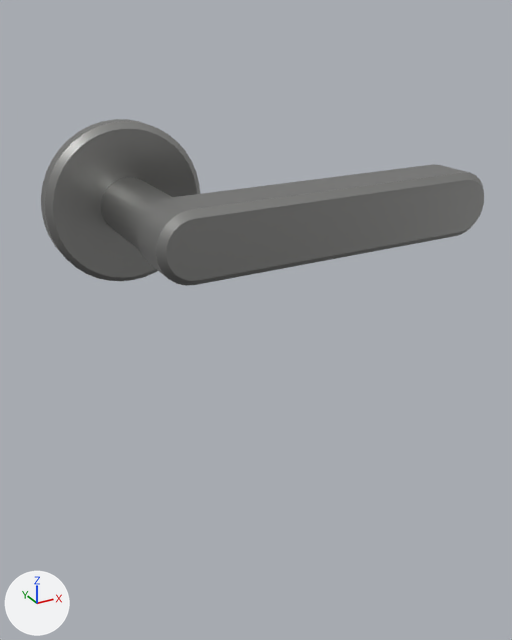
One commit to the glTF model production/assets/cloud-week/front-doors-all/furniture/HD2c.glb: the scene before it, then after it.
One viewpoint serves both versions: a camera (50 mm lens) standing at (-0.0552, -0.1702, 0.0444) and looking at (0.0296, -0.016, -0.0327). The lights are fixed; the arrows at lower left show +X, +Y and +Z. The first picture is the older version. Vertices at exactly the same position are counted once.

Objects in the first picture: 'iron_lever', 'iron_neck', 'iron_rose'.
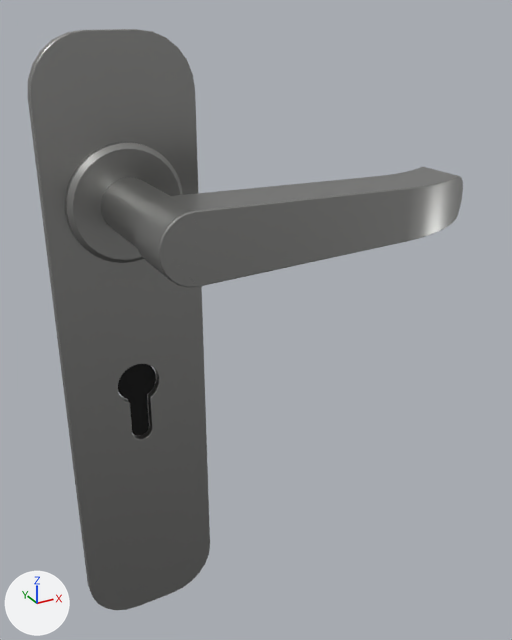
Pixel boxes (x1, y1, x2, y2) of what changed, in the pictures (512 x 640 px):
'iron_backplate', added
    after: (28, 29, 210, 610)
'iron_lever', reshaped
    before: (137, 164, 484, 286)
    after: (135, 167, 463, 287)
'iron_rose', reshaped (26% narrower, 25% shorter)
    before: (41, 119, 200, 281)
    after: (65, 142, 183, 263)
'iron_keyhole_liner', added (black)
    after: (118, 364, 156, 436)

The change in detail:
Material 'slot_interior' (mat_slot_interior) is new.
Its base color is (0.00368, 0.00368, 0.00368) (black #0c0c0c).
Its roughness is 0.95.
me_iron_lever is used by ob_iron_lever; location (0.0, 0.0, 0.0).
me_iron_lever had 104 vertices, 204 faces and spanned x -0.008..0.08, y -0.045..-0.031, z -0.008..0.008.
me_iron_lever now has 176 vertices, 348 faces and spans x -0.008..0.08, y -0.045..-0.0221, z -0.008..0.008.
me_iron_lever part 1: 104 vertices removed from x -0.008..0.08, y -0.045..-0.031, z -0.008..0.008; 176 vertices added at x -0.008..0.08, y -0.045..-0.0221, z -0.008..0.008.
me_iron_rose is used by ob_iron_rose; location (0.0, 0.0, 0.0).
me_iron_rose had 122 vertices, 240 faces and spanned x -0.02..0.02, y -0.005..0.0004, z -0.02..0.02.
me_iron_rose now has 110 vertices, 216 faces and spans x -0.015..0.015, y -0.005..-0.0015, z -0.015..0.015.
Part 2, on me_iron_rose:
121 vertices are removed from x -0.02..0.02, y -0.005..0.0004, z -0.02..0.02.
240 faces are deleted.
73 vertices are added at x -0.015..0.015, y -0.005..-0.0015, z -0.015..0.015.
36 new vertices lie (0.0, 0.0023, 0.0) away from vertices in x -0.015..0.015, y -0.0038, z -0.015..0.015.
216 new faces join them.
Mesh me_iron_keyhole_liner is new.
It has 224 vertices, 444 faces and spans x -0.0057..0.0057, y -0.0007..0.0002, z -0.0687..-0.0453.
It uses material mat_slot_interior (black #0c0c0c).
Mesh me_iron_backplate is new.
It has 472 vertices, 944 faces and spans x -0.02..0.02, y -0.003..0.0, z -0.13..0.04.
It uses material mat_chrome_nickel (grey #aaaaa8).
Object 'iron_keyhole_liner' (ob_iron_keyhole_liner) is new; it shows me_iron_keyhole_liner.
Its location is (0.0, 0.0, 0.0).
Object 'iron_backplate' (ob_iron_backplate) is new; it shows me_iron_backplate.
Its location is (0.0, 0.0, 0.0).
